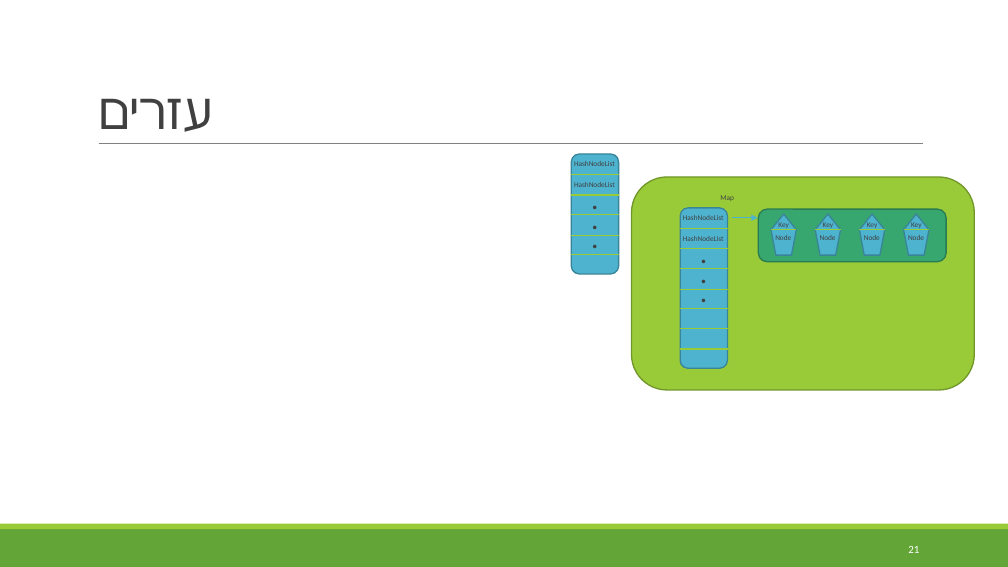
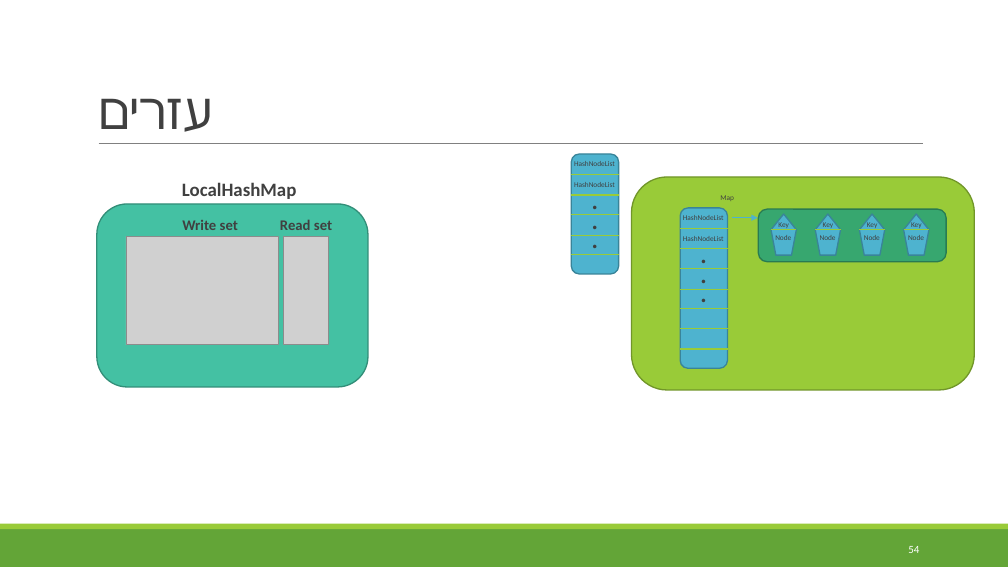
Before and after one commit to itssapir/TXHashMap, a slide deck: slide 54 of Docs/Presentation_final.pptx (slide 21 before the commit). Drawn at 1008x567 pixels with LibreOffice and Linux fonts; fonts in the diff are those of the drawing; grey boxes stand for pictures. Boxes give left, top, right and bottom in pixels: in the first picture for what was removed or moved away, otherwise in the second. Text is boxed around its words. In the diff, an @@ line names an element or a change of style, - is before the commit and + after.

```diff
--- a/Docs/Presentation_final.pptx
+++ b/Docs/Presentation_final.pptx
@@ group added at [97,182,368,387]: 3 texts, 2 pictures, 1 rounded rectangle @@
+  LocalHashMap
+  Write set
+  Read set
@@ page number at [908,546,919,553]: text changed @@
-21
+54
```
Also in this commit, not shown: 15 other slides changed, 39 slides added, 4 slides removed, 6 other files.
